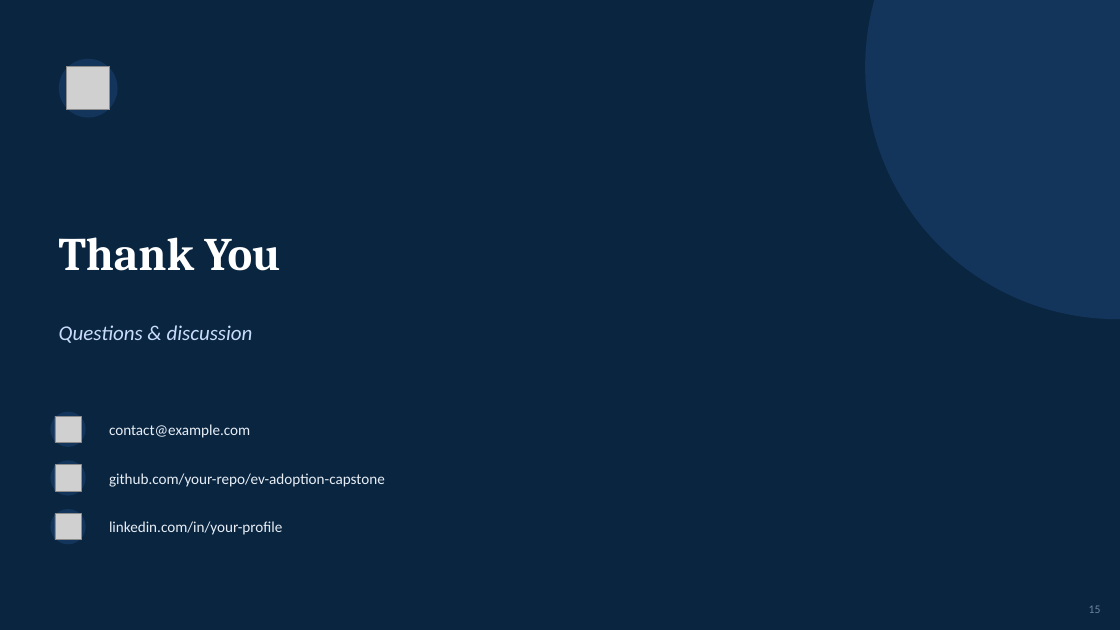
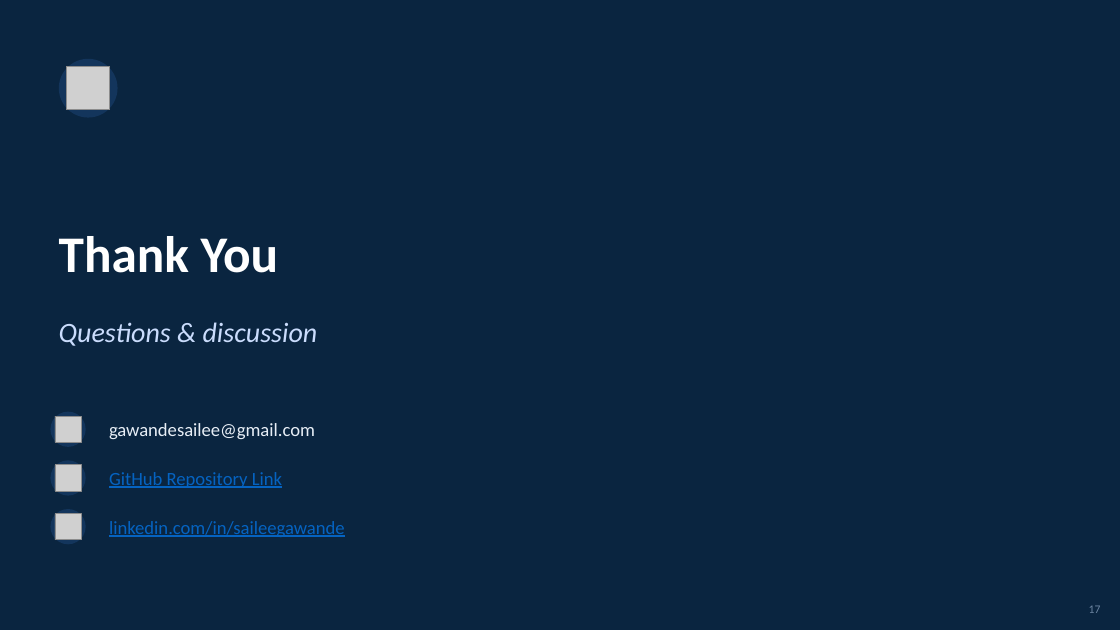
Before and after one commit to gawandesailee-lab/learndsp, a slide deck: slide 17 of Data Science Capstone 3 Project/reports/EV_Adoption_Executive_Briefing.pptx (slide 15 before the commit). Drawn at 1120x630 pixels with LibreOffice and Linux fonts; fonts in the diff are those of the drawing; grey boxes stand for pictures. Boxes give left, top, right and bottom in pixels: in the first picture for what was removed or moved away, otherwise in the second. Text is boxed around its words. In the diff, an @@ line names an element or a change of style, - is before the commit and + after.

Commit message:
Uploading DS Capstone 3 Project Presentation

```diff
--- a/Data Science Capstone 3 Project/reports/EV_Adoption_Executive_Briefing.pptx
+++ b/Data Science Capstone 3 Project/reports/EV_Adoption_Executive_Briefing.pptx
@@ ellipse removed at [865,0,1120,319] @@
@@ text "Thank You" at [59,236,279,273]: size 40 to 44 pt, font Cambria to Calibri @@
@@ text "Questions & discussion" at [59,322,318,346]: size 18 to 24 pt @@
@@ text at [109,423,315,439]: text changed; size 13 to 16 pt @@
-contact@example.com
+gawandesailee@gmail.com
@@ text at [109,472,282,488]: text changed; size 13 to 16 pt; text colour #E7EEF6 to #0563C1 @@
-github.com/your-repo/ev-adoption-capstone
+GitHub Repository Link
@@ text at [109,521,345,537]: text changed; size 13 to 16 pt; text colour #E7EEF6 to #0563C1 @@
-linkedin.com/in/your-profile
+linkedin.com/in/saileegawande
@@ text at [1089,605,1101,613]: text changed @@
-15
+17
```
Also in this commit, not shown: 13 other slides changed, 2 slides added.
